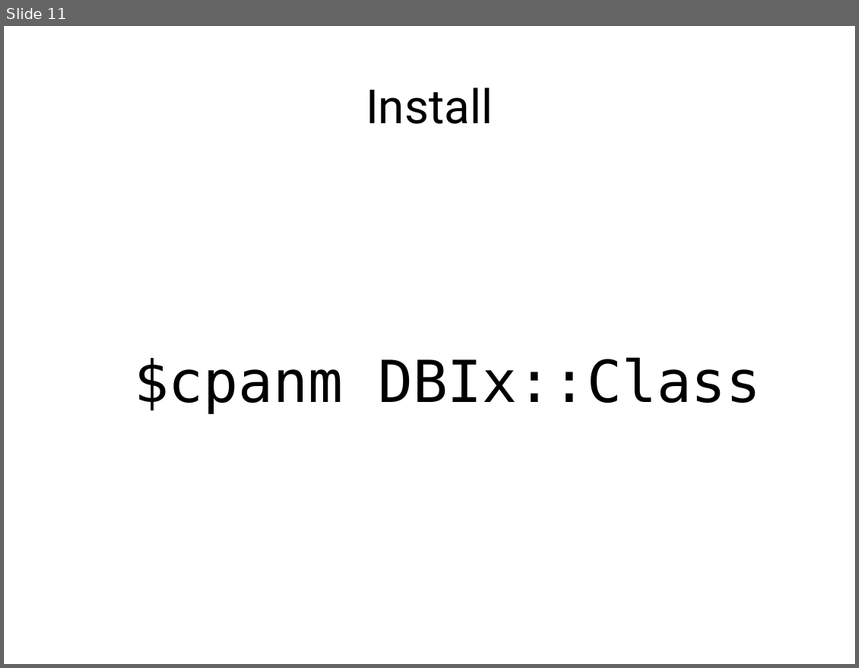
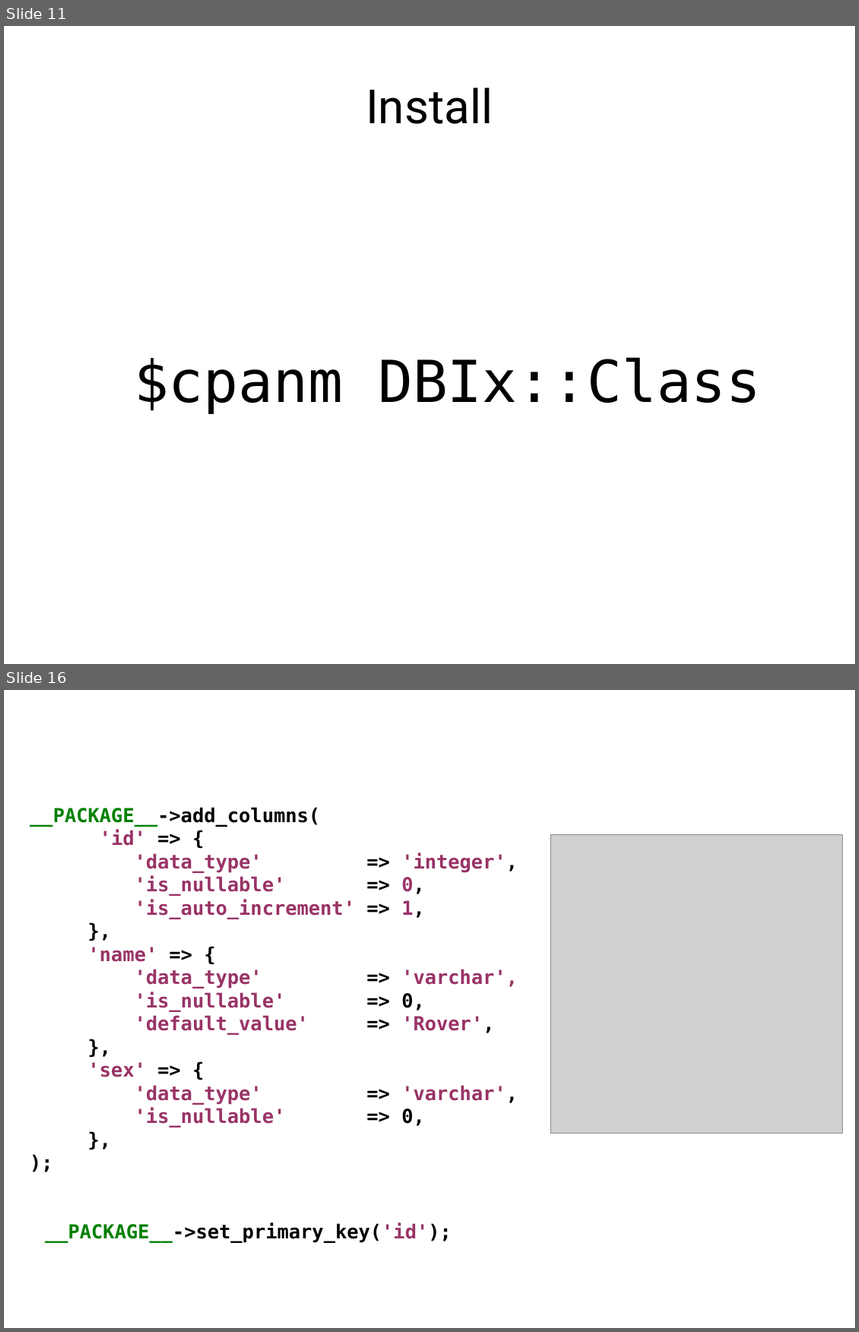
Before and after one commit to erezschatz/Presentation, a slide deck: dbix-class.odp. Shown one above the other, each under a label of ours: slide 11 before the commit, slides 11 and 16 after it; the slides between them are not shown. The pictures are 859x668 and 859x1332 pixels, drawn with LibreOffice and Linux fonts; fonts in the diff are those of the drawing; grey boxes stand for pictures. Boxes give left, top, right and bottom in pixels: in the first picture for what was removed or moved away, otherwise in the second. Text is boxed around its words. In the diff, an @@ line names an element or a change of style, - is before the commit and + after.

```diff
--- a/dbix-class.odp
+++ b/dbix-class.odp
@@ slide 16 added at [4, 690, 855, 1328], background #FFFFFF @@
@@ text added at [30, 807, 518, 1128], 18 pt, text #993366, bold @@
+__PACKAGE__->add_columns(
+'id' => {
+'data_type' => 'integer',
+'is_nullable' => 0,
+'is_auto_increment' => 1,
+},
+'name' => {
+'data_type' => 'varchar',
+'is_nullable' => 0,
+'default_value' => 'Rover',
+},
+'sex' => {
+'data_type' => 'varchar',
+'is_nullable' => 0,
+},
+);
@@ picture added at [552, 835, 844, 1134] @@
@@ text added at [45, 1224, 452, 1243], 18 pt, text #000000, bold @@
+__PACKAGE__->set_primary_key('id');
```
Also in this commit, not shown: 4 slides changed, 5 other slides added, 2 slides removed, 1 other file.
